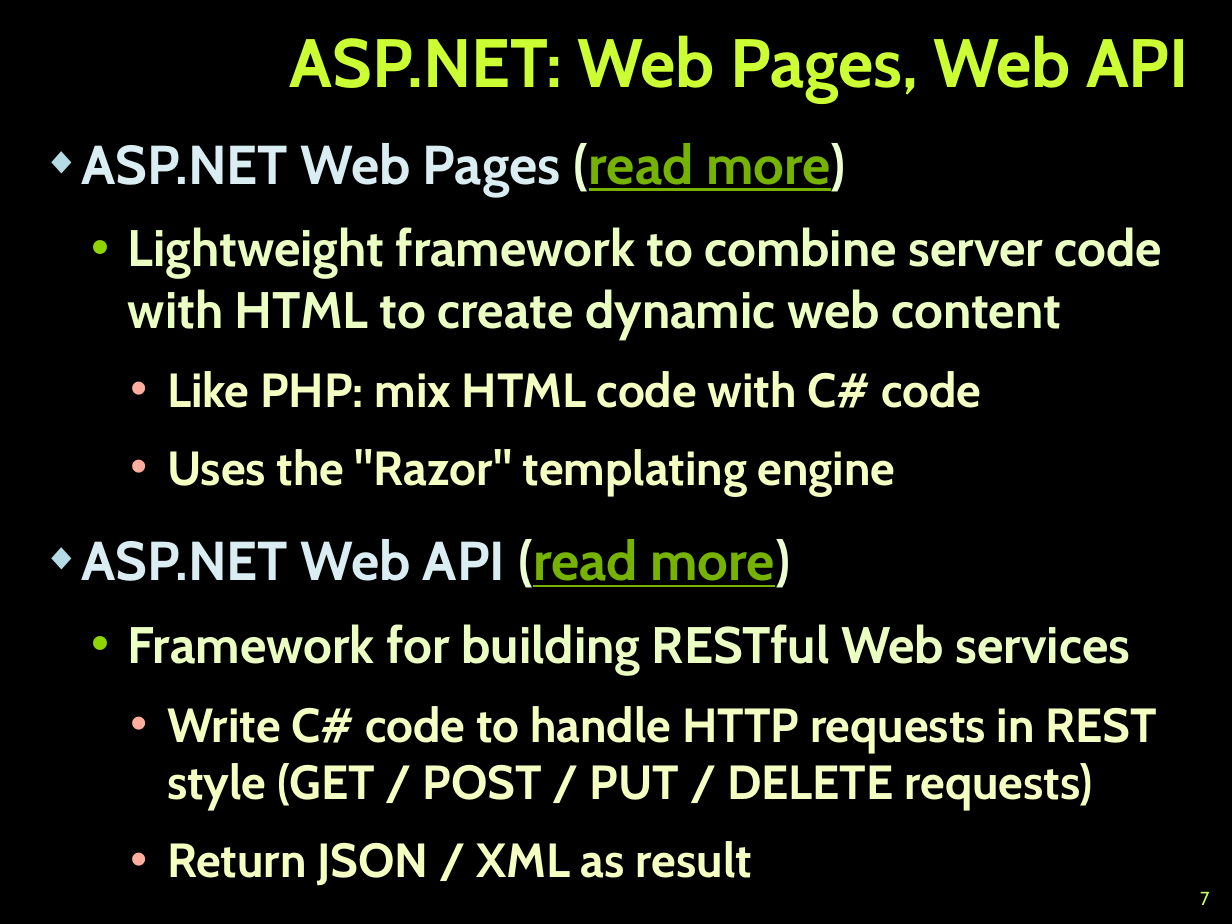
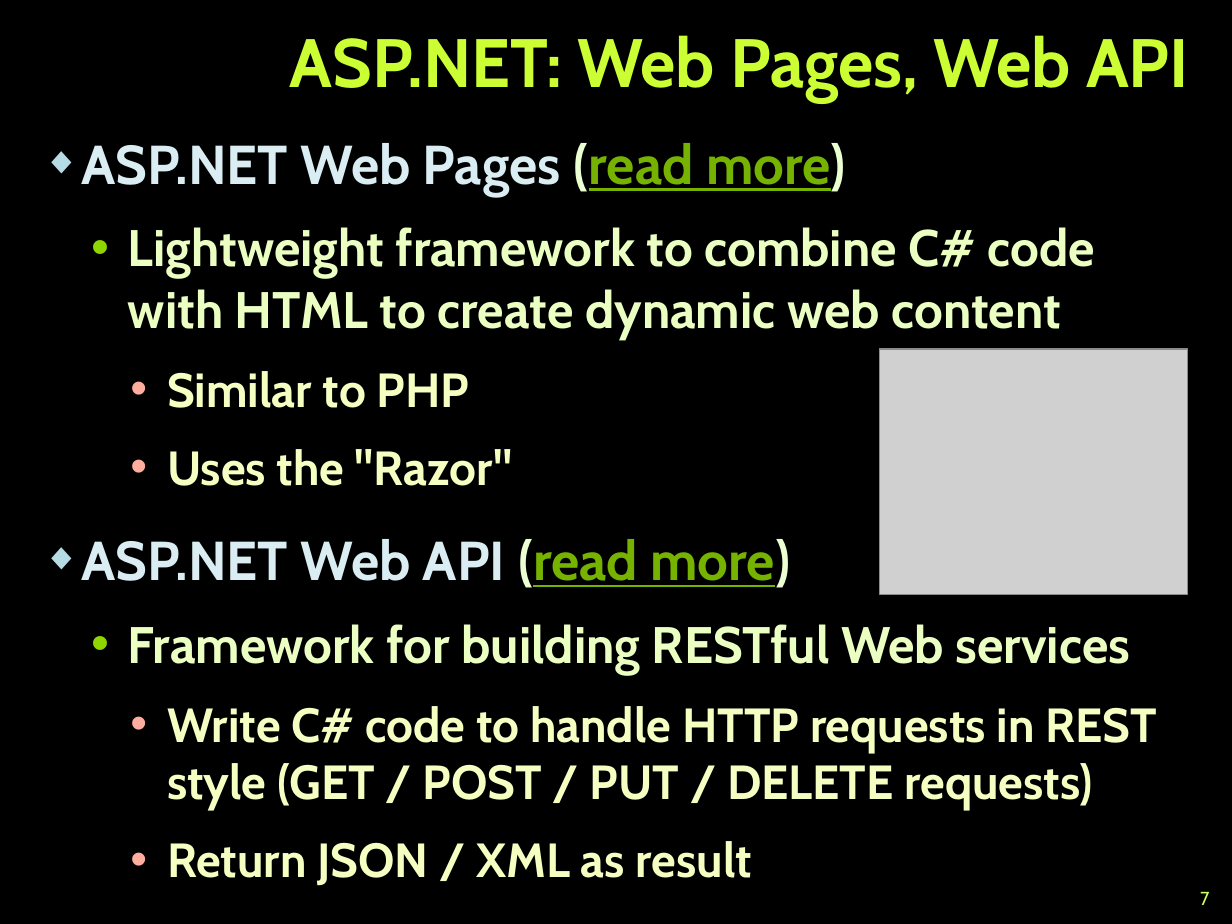
Before and after one commit to TelerikAcademy/ASP.NET-Web-Forms, a slide deck: slide 7 of 01. Introduction-to-ASP.NET/Introduction-to-ASP.NET.pptx. Drawn at 1232x924 pixels with LibreOffice and Linux fonts; fonts in the diff are those of the drawing; grey boxes stand for pictures; background and template pictures are left out. Boxes give left, top, right and bottom in pixels: in the first picture for what was removed or moved away, otherwise in the second. Text is boxed around its words. In the diff, an @@ line names an element or a change of style, - is before the commit and + after.

```diff
--- a/01. Introduction-to-ASP.NET/Introduction-to-ASP.NET.pptx
+++ b/01. Introduction-to-ASP.NET/Introduction-to-ASP.NET.pptx
@@ text at [128, 227, 1095, 486]: text changed @@
-  • Lightweight framework to combine server code with HTML to create dynamic web content
-    • Like PHP: mix HTML code with C# code
-    • Uses the "Razor" templating engine
+  • Lightweight framework to combine C# code with HTML to create dynamic web content
+    • Similar to PHP
+    • Uses the "Razor"
@@ picture added at [880, 349, 1188, 594] @@
```
Also in this commit, not shown: 22 other slides changed, 4 slides added, 2 slides removed, 1 other file.
